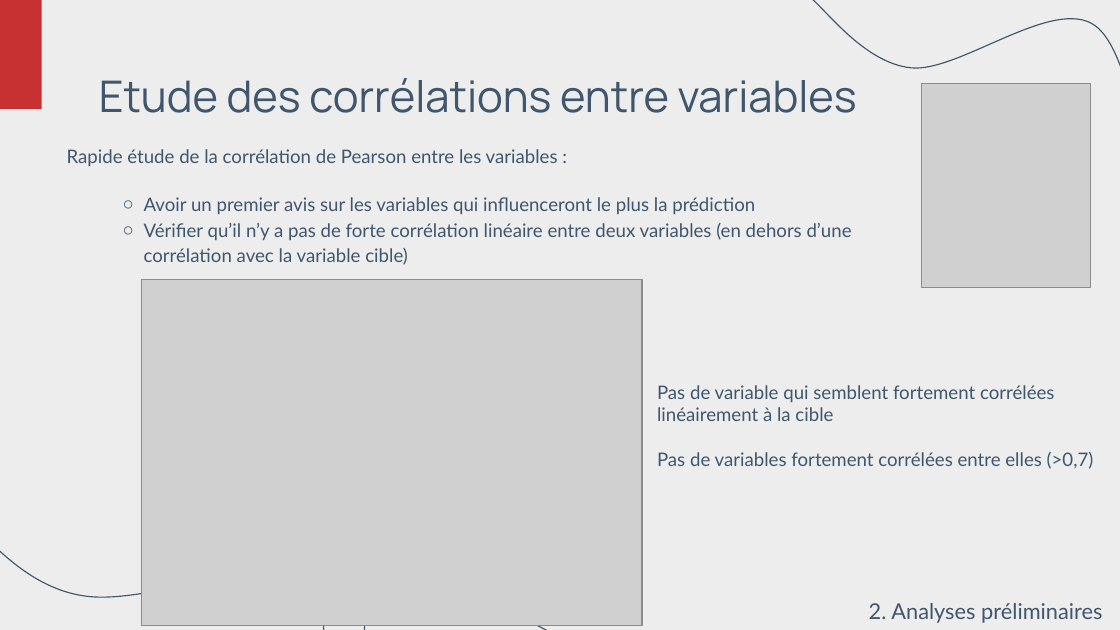
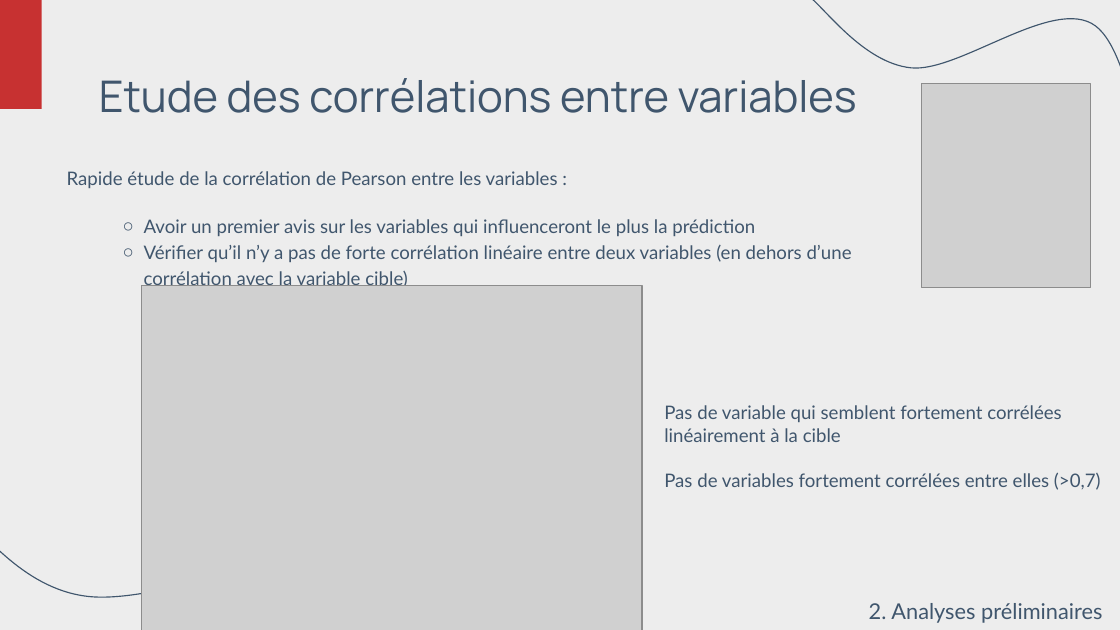
Before and after one commit to MaudGes/Maud_Gesbert-Portfolio, a slide deck: slide 8 of templates/projects/heart_disease/Maladie_Cardiaque_PPT.pptx. Drawn at 1120x630 pixels with LibreOffice and Linux fonts; fonts in the diff are those of the drawing; grey boxes stand for pictures; background and template pictures are left out. Boxes give left, top, right and bottom in pixels: in the first picture for what was removed or moved away, otherwise in the second. Text is boxed around its words. In the diff, an @@ line names an element or a change of style, - is before the commit and + after.

```diff
--- a/templates/projects/heart_disease/Maladie_Cardiaque_PPT.pptx
+++ b/templates/projects/heart_disease/Maladie_Cardiaque_PPT.pptx
@@ text "Rapide étude de la corrélation ...": place and size @@
-text "Rapide étude de la corrélation ..." at [67,149,852,265]
+text "Rapide étude de la corrélation ..." at [67,171,852,286]
@@ picture: place and size @@
-picture at [141,279,642,625]
+picture at [141,286,642,630]
@@ text "Pas de variable qui semblent ...": place and size @@
-text "Pas de variable qui semblent ..." at [657,385,1094,469]
+text "Pas de variable qui semblent ..." at [664,405,1101,490]
```
Also in this commit, not shown: 19 other files.
